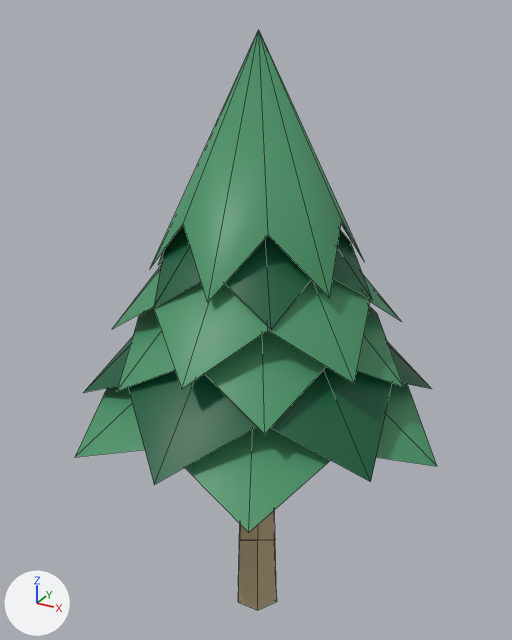
Two versions of the FBX model Assets/Meshes/Tree.fbx, one commit apart.
Rendered twice from a 50 mm lens placed at (0.1187, -0.2167, 0.2453), pointed at (-0.0033, 0.0051, 0.1344). The axes (+X, +Y, +Z) are drawn at lower left. The lights are the same throughout. Mesh edges are drawn as thin lines. Where no turn or scale is listed for an object, it has been applied to the vertices.
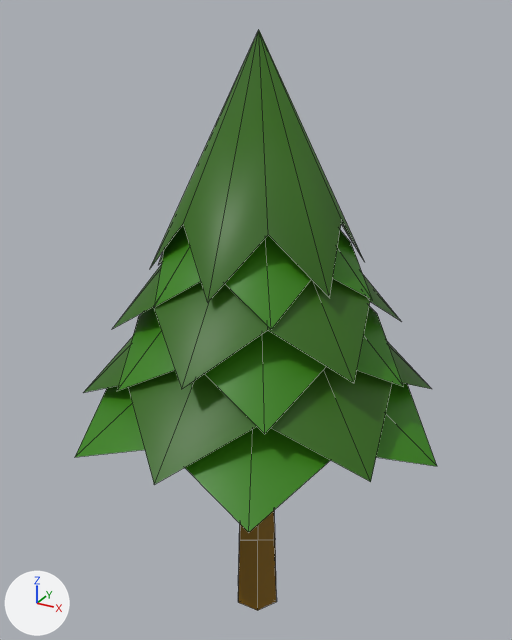
Where the newer file only moved an object's origin or applied its transform, the numbers keep the older frame.

Pixel boxes (x1, y1, x2, y2) of what changed, in the pictures (512 x 640 px):
'polySurface7', recoloured
    both: (238, 526, 277, 610)
part 1 of me_mesh_001, recoloured
    both: (240, 511, 275, 540)
part 2 of me_mesh_001, recoloured
    both: (75, 30, 437, 532)
part 3 of me_mesh_001, recoloured
    both: (85, 225, 428, 484)

Patch to the scene script:
```diff
--- a/Assets/Meshes/Tree.fbx.py
+++ b/Assets/Meshes/Tree.fbx.py
@@ img_objecttexture_png @@
+img_objecttexture_png = load_image('ObjectTexture.png', '../Textures/ObjectTexture.png', 256, 256, 'sRGB')
@@ mat_genericobject @@
+mat_genericobject = principled_material('GenericObject')
+mat_genericobject.texture = img_objecttexture_png
@@ me_mesh_001 @@
 me_mesh_001.from_pydata(...)  # 91 vertices, 85 faces; spans x -0.074..0.074, y -0.069..0.069, z -0.007..0.2
 # used by ob_polysurface8; location = (0.0005, 0.0, 0.0389)
+# me_mesh_001 part 1: 13 faces spanning x -0.009..0.008, y -0.008..0.008, z -0.007..0.192 switch from mat_lambert3 (beige #bca881) to mat_genericobject (picture img_objecttexture_png)
+# me_mesh_001 part 2: 48 faces spanning x -0.074..0.074, y -0.066..0.066, z 0.06..0.2 switch from mat_lambert4 (green #489567) to mat_genericobject (picture img_objecttexture_png)
+# me_mesh_001 part 3: 24 faces spanning x -0.06..0.06, y -0.069..0.069, z 0.068..0.168 switch from mat_lambert2 (dark green #0d5d3c) to mat_genericobject (picture img_objecttexture_png)
@@ me_mesh @@
 me_mesh.from_pydata(...)  # 13 vertices, 13 faces; spans x -0.01..0.01, y -0.0087..0.0087, z 0.0008..0.0391
-me_mesh.materials.append(mat_lambert3)  # beige #bca881
+me_mesh.materials.append(mat_genericobject)  # picture img_objecttexture_png
```
